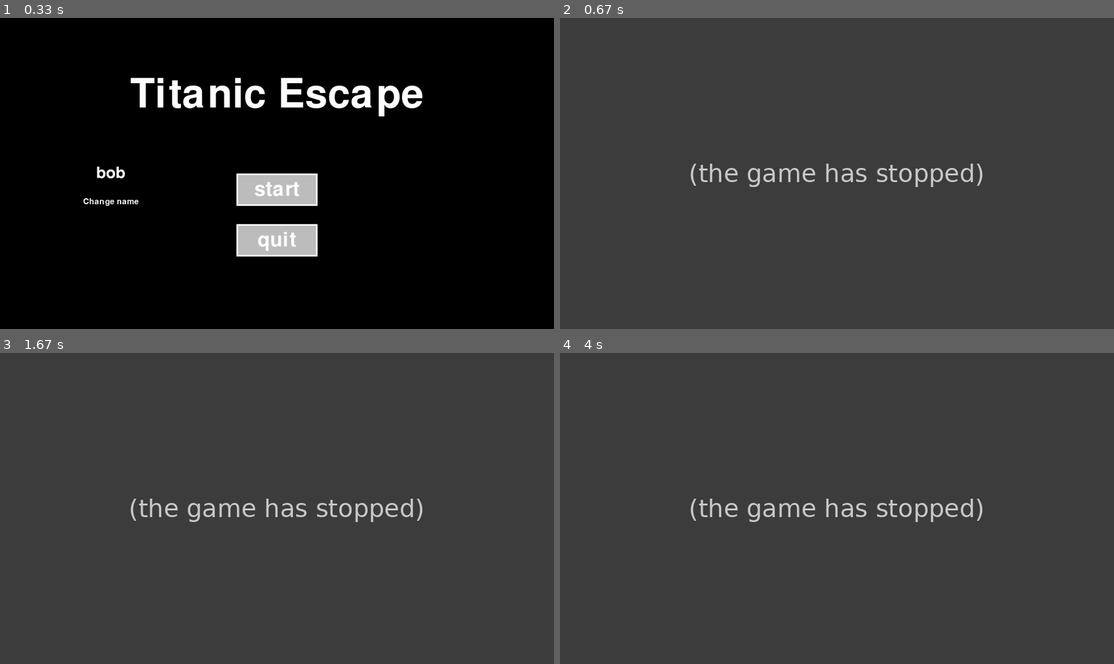
Above: before the commit, frames 1-4 (two rows, left to right).
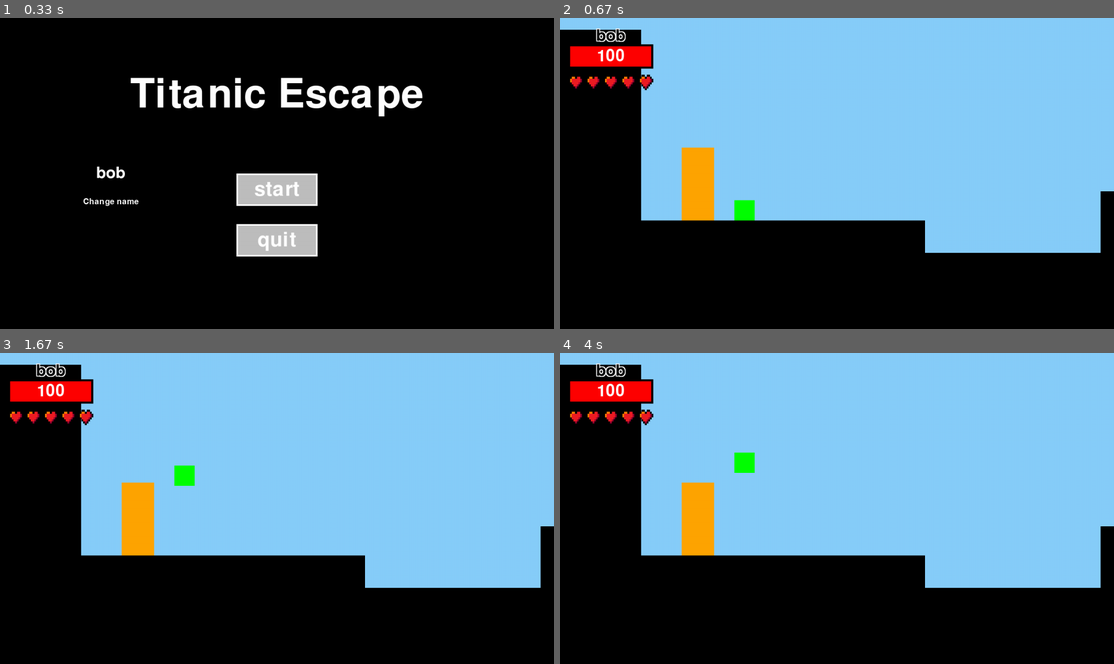
Above: after the commit, the same moments.

Repository: cast-hen/titanic_escape
Game: pygame game, started from main.py
Two runs of this game, one before a commit and one after it. Both use one fixed random seed, a clock stepped at 60 frames per second and the inputs below.
Inputs (mouse positions are in pixels of both pictures, inside the frame that each line leads up to):
- Up to frame 1 (0.33 s): no input
- Up to frame 2 (0.67 s): click (837, 173) at 0.38 s
- Up to frame 3 (1.67 s): tap Enter at 0.67 s; hold W from 1.5 s (still down); move the mouse to (360, 399) at 1.53 s
- Up to frame 4 (4 s): release W at 1.97 s; hold W 3.5-3.87 s

Frame 1 is identical in both runs. In frame 2, 100% of the frame differs, in the area x 0-100%, y 0-100%; in frame 3, 100%; in frame 4, 100%.
Error before the commit: TypeError: function missing required argument 'dest' (pos 2) (common.py line 39); the game stopped at 0.43 s (later frames are placeholders)

Commit message:
displayinfo

Diff:
--- a/common.py
+++ b/common.py
@@ -24,19 +24,16 @@
         Displays the info of the character on screen. Info consist of name, hitpoints and lives.
         :return Nothing
         """
-        infoSurface = pygame.Surface((230, 200), pygame.SRCALPHA)
-        infoSurface.set_alpha(200)
-        pygame.draw.rect(infoSurface, 'black', pygame.Rect(20, 65, 210, 60))
-        pygame.draw.rect(infoSurface, 'red', pygame.Rect(25, 70, 200 * (self.hitpoints / self.maxHitpoints), 50))
+        pygame.draw.rect(screen, 'black', pygame.Rect(20, 65, 210, 60))
+        pygame.draw.rect(screen, 'red', pygame.Rect(25, 70, 200 * (self.hitpoints / self.maxHitpoints), 50))
 
         lifeImage = pygame.transform.scale(pygame.image.load("resources/textures/life.png"), (38,38))
         nolifeImage = pygame.transform.scale(pygame.image.load("resources/textures/nolife.png"), (38, 38))
         for i in range(5):
             if self.lives >= i + 1:
-                infoSurface.blit(lifeImage, (20 + 43 * i, 140))
+                screen.blit(lifeImage, (20 + 43 * i, 140))
             else:
-                infoSurface.blit(nolifeImage, (20 + 43 * i, 140))
-        screen.blit(infoSurface)
+                screen.blit(nolifeImage, (20 + 43 * i, 140))
 
         textPrint(str(self.hitpoints), 40, 'white', (125, 95))
         #Gives the name a white outline
--- a/parkour_functies.py
+++ b/parkour_functies.py
@@ -411,7 +411,7 @@
             if type(Collider) == character:
                 if Collider.alive == True and InvisibilityFrames == 0:
                     return Collider
-        print(InvisibilityFrames)
+        #print(InvisibilityFrames)
 
 
         # verandert camera position
--- a/personal/Maarten/start.py
+++ b/personal/Maarten/start.py
@@ -27,3 +27,32 @@
 
 screen.fill('black')
 fireworkWord("Thanks for playing", 100)
+
+
+def displayInfo(self):
+    """
+    Displays the info of the character on screen. Info consist of name, hitpoints and lives.
+    :return Nothing
+    """
+    infoSurface = pygame.Surface((230, 200), pygame.SRCALPHA)
+    infoSurface.set_alpha(200)
+    pygame.draw.rect(infoSurface, 'black', pygame.Rect(20, 65, 210, 60))
+    pygame.draw.rect(infoSurface, 'red', pygame.Rect(25, 70, 200 * (self.hitpoints / self.maxHitpoints), 50))
+
+    lifeImage = pygame.transform.scale(pygame.image.load("resources/textures/life.png"), (38, 38))
+    nolifeImage = pygame.transform.scale(pygame.image.load("resources/textures/nolife.png"), (38, 38))
+    for i in range(5):
+        if self.lives >= i + 1:
+            infoSurface.blit(lifeImage, (20 + 43 * i, 140))
+        else:
+            infoSurface.blit(nolifeImage, (20 + 43 * i, 140))
+    screen.blit(infoSurface)
+
+    textPrint(str(self.hitpoints), 40, 'white', (125, 95))
+    # Gives the name a white outline
+    center = (125, 45)
+    textPrint(self.name, 40, 'white', (center[0] - 2, center[1] - 2))
+    textPrint(self.name, 40, 'white', (center[0] - 2, center[1] + 2))
+    textPrint(self.name, 40, 'white', (center[0] + 2, center[1] - 2))
+    textPrint(self.name, 40, 'white', (center[0] + 2, center[1] + 2))
+    textPrint(self.name, 40, 'black', center)
